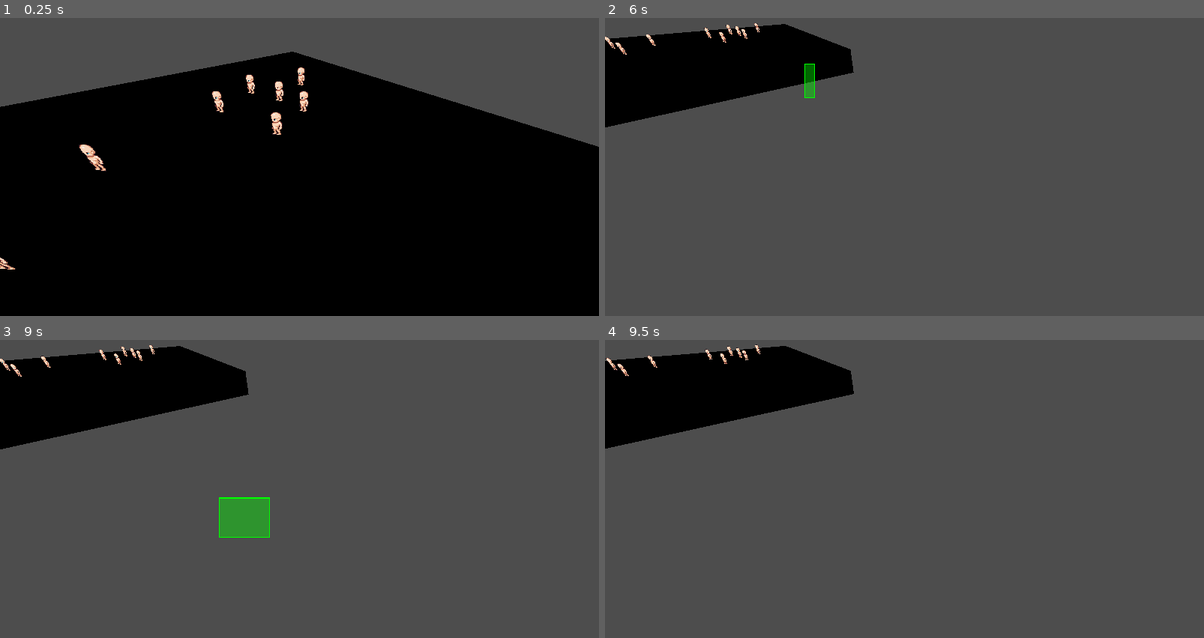
Above: before the commit, frames 1-4 (two rows, left to right).
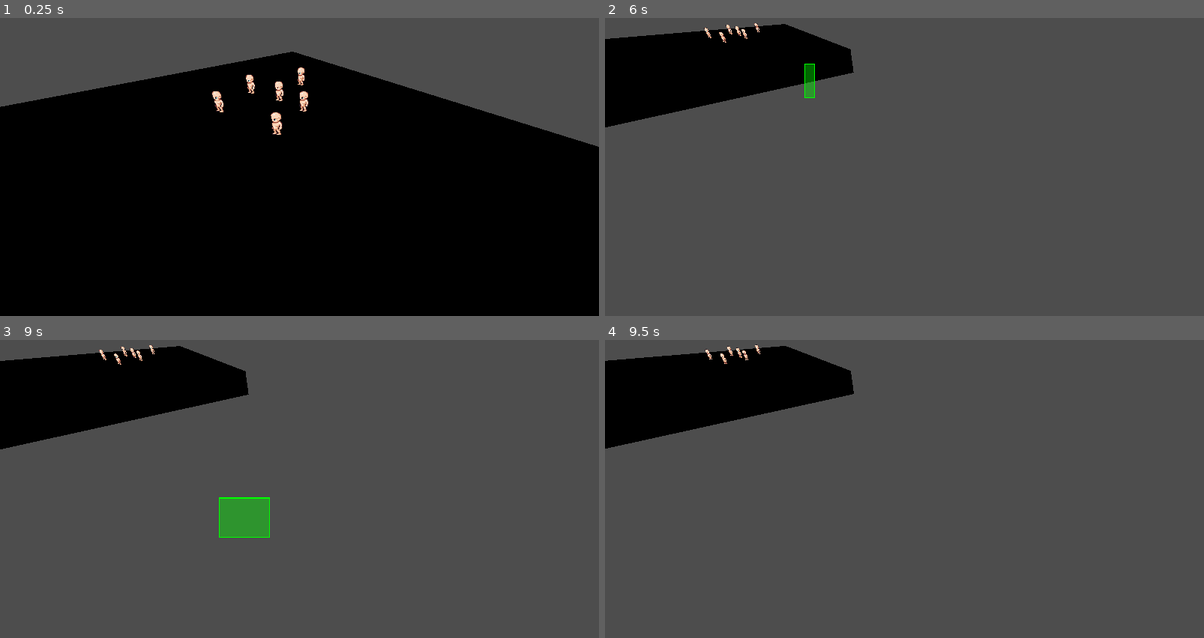
Above: after the commit, the same moments.

Repository: bragasap/gproject
Game: Godot game, scene res://test.tscn
Same seed, same stepped clock (60 frames per second), same inputs: the game is played once before the commit and once after it.
Inputs (mouse positions are in pixels of both pictures, inside the frame that each line leads up to):
- Up to frame 1 (0.25 s): no input
- Up to frame 2 (6 s): move the mouse to (1036, 131) at 0.52 s; hold Right (ui_right) 0.53-1.25 s; click (1036, 131) at 0.67 s; drag from (784, 164) to (874, 214) at 1.27 s; move the mouse to (964, 74) at 2.02 s; hold Right (ui_right) 2.03-2.75 s; drag from (874, 214) to (724, 98) at 2.77 s; move the mouse to (1084, 199) at 3.52 s; hold Left (ui_left) 3.53-4.25 s; drag from (724, 98) to (814, 62) at 4.27 s; move the mouse to (934, 149) at 5.02 s; hold Down (ui_down) 5.03-5.75 s; click (934, 149) at 5.17 s; drag from (814, 62) to (784, 164) at 5.77 s
- Up to frame 3 (9 s): move the mouse to (431, 453) at 6.52 s; hold Up (ui_up) 6.53-7.25 s; drag from (179, 486) to (269, 536) at 7.27 s; move the mouse to (359, 396) at 8.02 s; hold Down (ui_down) 8.03-8.75 s; drag from (269, 536) to (119, 420) at 8.77 s
- Up to frame 4 (9.5 s): no input

The runs differ from the first frame. In frame 1, 0.2% of the frame differs, in the area x 0-18%, y 42-85%; in frame 2, less than 0.1%; in frame 3, less than 0.1%; in frame 4, less than 0.1%.

Commit message:
updated tombmesh, some basic spawn logic, have some issue with cam causing crashes when graveyard is child of navRegion I gotta fix

Diff:
--- a/control.gd
+++ b/control.gd
@@ -3,7 +3,7 @@
 @onready var select_box: Rect2
 @onready var selecting: bool = false
 @export var faction: int = 1
-@onready var viewCamera: Camera3D = $"../player/Camera3D"
+@onready var viewCamera: Camera3D = $"../Camera3D"
 const RAY_LENGTH = 1000.0
 func _input(event: InputEvent) -> void:
 	if event is InputEventMouseButton and event.button_index == MOUSE_BUTTON_RIGHT:
--- a/graveyard/graveyard.gd
+++ b/graveyard/graveyard.gd
@@ -1,15 +1,60 @@
 extends Node3D
 @onready var spawnPoint = $spawn
 @export var unitList:Array[PackedScene]
-
+##everything here is temporary logic
+@export var faction = 1
+@export var maxUnits = 5
+@export var unitSpawnInterval:float = 5
+@onready var patrol = $Area3D/patrolArea
+var currUnits:Array
+var currTime:float
 # Called when the node enters the scene tree for the first time.
 func _ready() -> void:
+	pass
+
+func spawn():
 	var instance = unitList[0].instantiate()
-	add_sibling(instance)
-	instance.position = spawnPoint.position
-	pass # Replace with function body.
+	instance.faction = faction
+	add_sibling.call_deferred(instance)
+	instance.global_position = spawnPoint.global_position
+	currUnits.append(instance)
+	updateTarget.call_deferred(instance)
+func updateTarget(unit):
+	unit.newWaypoint(get_random_point_in_area($Area3D))
+##vibed coded fix this later
+func get_random_point_in_area(area: Area3D) -> Vector3:
+	var shape = area.get_node("CollisionShape3D").shape as CylinderShape3D
 
+	var radius = shape.radius
+	var height = shape.height
+
+	# Random angle around Y axis
+	var angle = randf() * TAU
+
+	# Random radius (use sqrt for uniform distribution)
+	var r = sqrt(randf()) * radius
+
+	# Convert polar to cartesian (XZ plane)
+	var x = cos(angle) * r
+	var z = sin(angle) * r
+
+	# Random height
+	var y = randf_range(-height * 0.5, height * 0.5)
+
+	# Local position inside the cylinder
+	var local_point = Vector3(x, y, z)
+
+	# Convert to global space
+	return area.global_transform * local_point
 
 # Called every frame. 'delta' is the elapsed time since the previous frame.
 func _process(delta: float) -> void:
+	currTime += delta
+	for unit in currUnits:
+		if !is_instance_valid(unit):
+			currUnits.erase(unit)
+	print(currUnits)
+	if(currTime>=unitSpawnInterval&&len(currUnits)<maxUnits):
+		currTime = 0
+		spawn()
 	pass
--- a/graveyard/graveyard.tscn
+++ b/graveyard/graveyard.tscn
@@ -1,27 +1,31 @@
 [gd_scene format=3 uid="uid://1gph6gv7x318"]
 
 [ext_resource type="Script" uid="uid://beagiach76l0f" path="res://graveyard/graveyard.gd" id="1_q8f0u"]
-[ext_resource type="PackedScene" uid="uid://by4v7bqg7tox4" path="res://zombie.tscn" id="2_17enf"]
-
-[sub_resource type="BoxMesh" id="BoxMesh_q302q"]
+[ext_resource type="PackedScene" path="res://zombie.tscn" id="2_17enf"]
+[ext_resource type="PackedScene" uid="uid://cm07vawpo3ytf" path="res://meshes/grave01/grave.gltf" id="3_3edmn"]
 
 [sub_resource type="BoxShape3D" id="BoxShape3D_q8f0u"]
 
+[sub_resource type="CylinderShape3D" id="CylinderShape3D_3edmn"]
+height = 5.0
+radius = 5.0
+
 [node name="Graveyard" type="Node3D" unique_id=167670507]
 script = ExtResource("1_q8f0u")
-unitList = [ExtResource("2_17enf")]
+unitList = Array[PackedScene]([ExtResource("2_17enf")])
 
 [node name="StaticBody3D" type="StaticBody3D" parent="." unique_id=1802825280]
-
-[node name="MeshInstance3D" type="MeshInstance3D" parent="StaticBody3D" unique_id=1595918258]
-mesh = SubResource("BoxMesh_q302q")
-skeleton = NodePath("../..")
 
 [node name="CollisionShape3D" type="CollisionShape3D" parent="StaticBody3D" unique_id=2046536820]
 shape = SubResource("BoxShape3D_q8f0u")
 
+[node name="blockbench_export" parent="StaticBody3D" unique_id=16842741 instance=ExtResource("3_3edmn")]
+transform = Transform3D(-1, 0, -8.742278e-08, 0, 1, 0, 8.742278e-08, 0, -1, 0, 0, -0.16668297)
+
 [node name="spawn" type="Node3D" parent="." unique_id=1042081846]
-transform = Transform3D(1, 0, 0, 0, 1, 0, 0, 0, 1, 0, 0, 0.81050336)
+transform = Transform3D(1, 0, 0, 0, 1, 0, 0, 0, 1, 0, 0.2, 0.691)
 
-[node name="Camera3D" type="Camera3D" parent="." unique_id=2031930203]
-transform = Transform3D(1, 0, 0, 0, 1, 0, 0, 0, 1, 0, 0, 2.1418674)
+[node name="Area3D" type="Area3D" parent="." unique_id=452832292]
+
+[node name="CollisionShape3D" type="CollisionShape3D" parent="Area3D" unique_id=1407161719]
+shape = SubResource("CylinderShape3D_3edmn")
--- a/test.tscn
+++ b/test.tscn
@@ -2,10 +2,11 @@
 
 [ext_resource type="PackedScene" uid="uid://mgp02mkor0at" path="res://unit.tscn" id="1_37kl0"]
 [ext_resource type="PackedScene" uid="uid://ckudr8chj1kgo" path="res://player.tscn" id="2_8uh7m"]
+[ext_resource type="PackedScene" uid="uid://1gph6gv7x318" path="res://graveyard/graveyard.tscn" id="3_6uqi0"]
 
 [sub_resource type="NavigationMesh" id="NavigationMesh_37kl0"]
-vertices = PackedVector3Array(-4.5, 0.26236486, -4.5, -4.5, 0.26236486, 4.5, 4.5, 0.26236486, 4.5, 4.5, 0.26236486, -4.5)
-polygons = [PackedInt32Array(3, 2, 0), PackedInt32Array(0, 2, 1)]
+vertices = PackedVector3Array(-4.5, 0.26236486, 3.25, -3.75, 0.26236486, 3.25, -3.5, 0.26236486, 2, -4.5, 0.26236486, -4.5, -1.75, 0.26236486, 2, -1.75, 0.26236486, 4.25, -1.5, 0.26236486, 4.5, 4.5, 0.26236486, 4.5, 4.5, 0.26236486, -4.5, -3.5, 0.26236486, 4.25, -4.5, 0.26236486, 4.5)
+polygons = [PackedInt32Array(1, 0, 2), PackedInt32Array(2, 0, 3), PackedInt32Array(5, 4, 6), PackedInt32Array(6, 4, 7), PackedInt32Array(4, 2, 3), PackedInt32Array(7, 4, 8), PackedInt32Array(8, 4, 3), PackedInt32Array(1, 9, 0), PackedInt32Array(0, 9, 10), PackedInt32Array(5, 6, 9), PackedInt32Array(9, 6, 10)]
 
 [sub_resource type="BoxShape3D" id="BoxShape3D_8uh7m"]
 size = Vector3(10, 1, 10)
@@ -54,15 +55,5 @@
 [node name="player" parent="." unique_id=1666066983 instance=ExtResource("2_8uh7m")]
 transform = Transform3D(1, 0, 0, 0, 1, 0, 0, 0, 1, -0.8771783, 1.9747307, 2.805)
 
-[node name="unit10" parent="." unique_id=1794867208 instance=ExtResource("1_37kl0")]
-transform = Transform3D(1, 0, 0, 0, 1, 0, 0, 0, 1, -1.6364648, 0.03575495, -0.813462)
-faction = 2
-
-[node name="unit11" parent="." unique_id=1650141737 instance=ExtResource("1_37kl0")]
-transform = Transform3D(1, 0, 0, 0, 1, 0, 0, 0, 1, -2.4403238, -0.046022236, 0.2679503)
-faction = 2
-
-[node name="unit12" parent="." unique_id=1958120701 instance=ExtResource("1_37kl0")]
-transform = Transform3D(1, 0, 0, 0, 1, 0, 0, 0, 1, -2.924143, 0.035755068, -1.1416388)
-maxHealth = 30.0
-faction = 2
+[node name="Graveyard" parent="." unique_id=167670507 instance=ExtResource("3_6uqi0")]
+transform = Transform3D(1, 0, 0, 0, 1, 0, 0, 0, 1, -2.6964307, -0.16990209, 3.0792522)
Not shown, added: meshes/grave01/grave.gltf
Not shown, added: meshes/grave01/grave.gltf.import
Binary file added: meshes/grave01/grave_0.png
Not shown, added: meshes/grave01/grave_0.png.import
Binary file added: meshes/grave01/grave_1.png
Not shown, added: meshes/grave01/grave_1.png.import
Not shown: 1 places in zombie.tscn that only renumber resources
